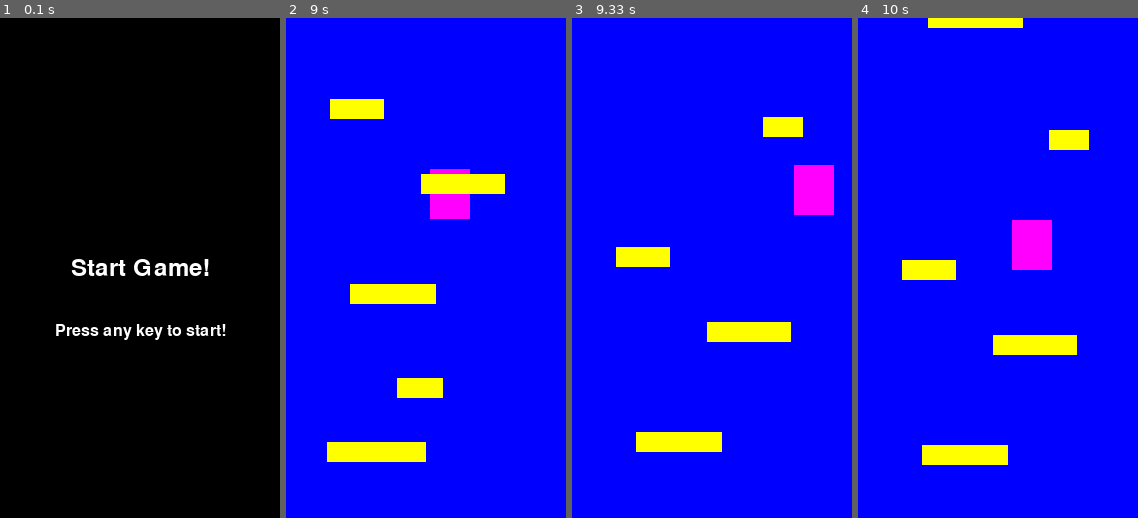
Above: before the commit, frames 1-4 (left to right).
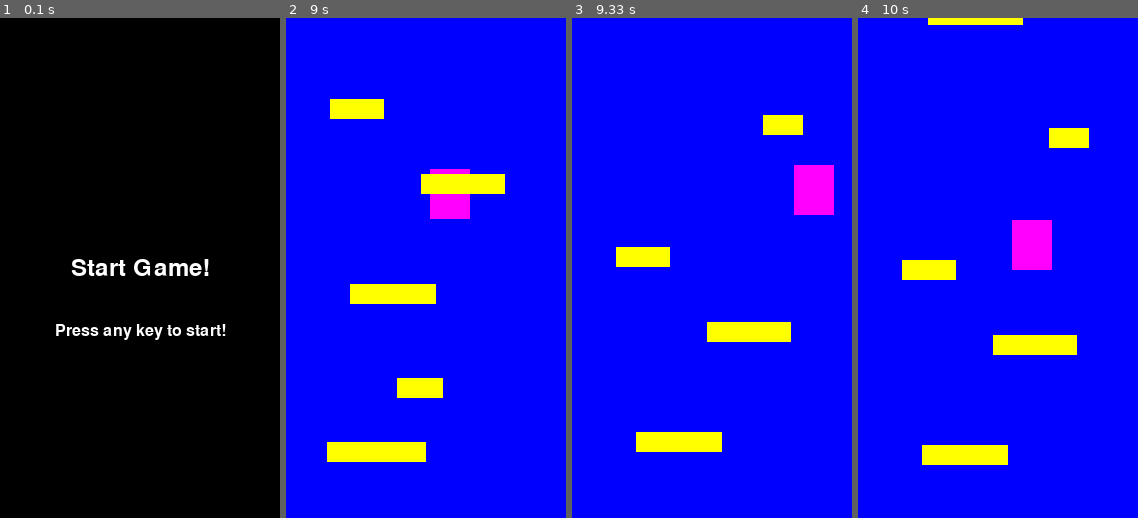
Above: after the commit, the same moments.

Repository: Calum-Johnston/pygame_2d_platformer
Game: pygame game, started from main.py
Two runs of this game, one before a commit and one after it. Both use one fixed random seed, a clock stepped at 60 frames per second and the inputs below.
Inputs:
- Up to frame 1 (0.1 s): no input
- Up to frame 2 (9 s): hold Right 0.33-0.8 s; hold Right 0.83-1.3 s; hold Left 1.33-1.87 s; hold Left 1.9-2.3 s; hold Right 2.33-2.97 s; hold Left 3-3.47 s; hold Right 3.5-3.97 s; tap Space at 3.57, 3.87, 4.07, 4.37, 4.57, 4.87, 5.13, 5.43, 5.57, 5.87, 6.23, 6.53, 6.73, 7.03, 7.23, 7.53, 7.73, 8.03, 8.3, 8.6, 8.73 s; hold Right 4-4.47 s; hold Left 4.5-5.03 s; hold Left 5.07-5.47 s; hold Right 5.5-6.13 s; hold Left 6.17-6.63 s; hold Right 6.67-7.13 s; hold Right 7.17-7.63 s; hold Left 7.67-8.2 s; hold Left 8.23-8.63 s; hold Right from 8.67 s (still down)
- Up to frame 3 (9.33 s): tap Space at 9.03 s; release Right at 9.3 s
- Up to frame 4 (10 s): hold Left 9.33-9.8 s; tap Space at 9.4, 9.7, 9.9 s; hold Right from 9.83 s (still down)

Frames 1-2 are identical in both runs. In frame 3, 0.1% of the frame differs, in the area x 68-83%, y 19-24%; in frame 4, 0.3%, in the area x 25-83%, y 1-27%.

Commit message:
Fixed previous issue - described in txt file

Diff:
--- a/main.py
+++ b/main.py
@@ -136,21 +136,21 @@
             if(pt.rect.top < closestPlatform_Distance):
                 closestPlatform_Distance = pt.rect.top
 
-        self.distanceToNextBuild = closestPlatform_Distance
-
-        for _ in range(0, rd.randrange(0, 6)):
+        firstPositionY = 0
+
+        for x in range(0, rd.randrange(0, 6)):
             width = rd.randrange(40, 100)
             x = rd.randrange(0, WIDTH - width)
             print(closestPlatform_Distance - 130)
-            y = rd.randrange(min(closestPlatform_Distance - 130, -1), min(closestPlatform_Distance - 60, 0))  # 60 is arbitrary, 130 is based on jump height
+            y = rd.randrange(closestPlatform_Distance - 130, min(closestPlatform_Distance - 60, 0))  # 60 is arbitrary, 130 is based on jump height
             pt = Platform(x, y, width, 20, self.player)
             self.platform_sprites.add(pt)
+            if(x == 0):
+                firstPositionY = y
 
             closestPlatform_Distance = y # Reset y, and restart
 
-        self.distanceToNextBuild -= closestPlatform_Distance
-        self.distanceToNextBuild - 10
-
+        self.distanceToNextBuild = abs(firstPositionY - closestPlatform_Distance)
 
 
 
